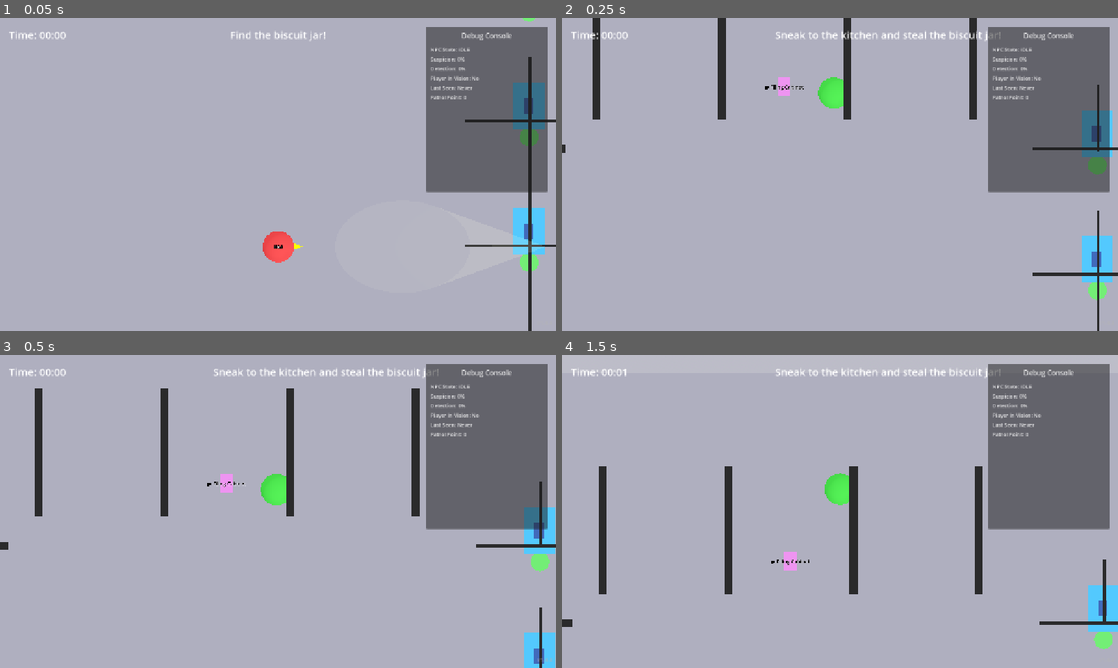
Above: before the commit, frames 1-4 (two rows, left to right).
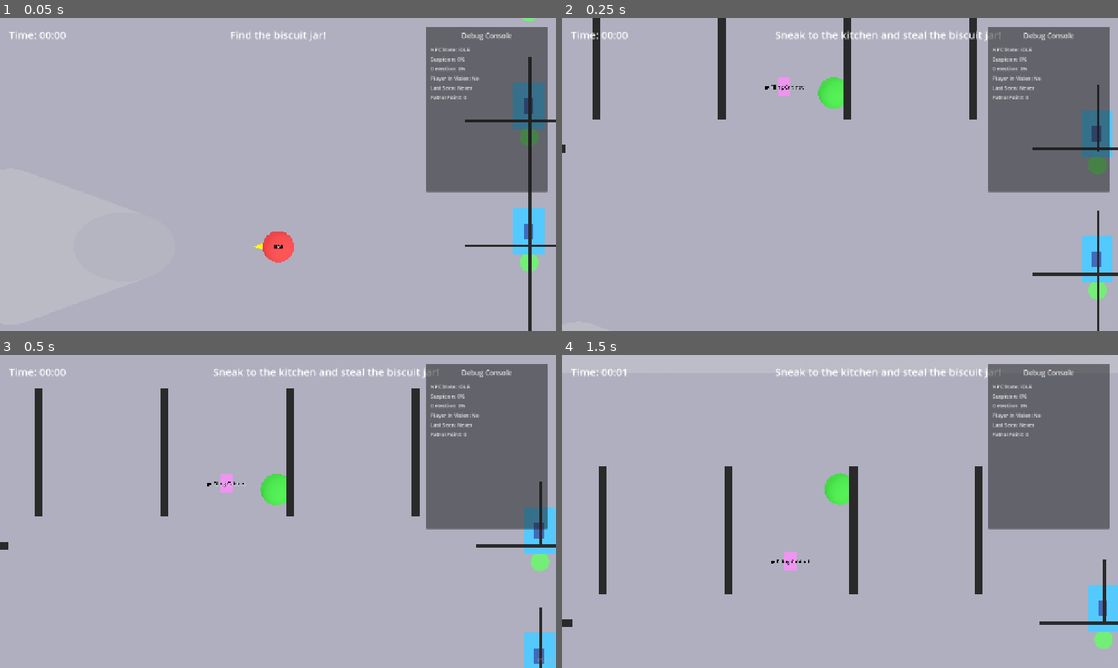
Above: after the commit, the same moments.

Repository: alanops/the-jar-job
Game: Godot game, scene res://scenes/game_backup.tscn
Same seed, same stepped clock (60 frames per second), same inputs: the game is played once before the commit and once after it. This scene is started directly instead of the project's main scene.
Inputs:
- Up to frame 1 (0.05 s): no input
- Up to frame 2 (0.25 s): no input
- Up to frame 3 (0.5 s): no input
- Up to frame 4 (1.5 s): tap Enter at 0.5 s; hold Ctrl (crouch) 0.53-1.28 s; hold Up (move_forward) from 0.53 s (still down); tap E (interact) at 1.35 s

The runs differ from the first frame. In frame 1, 0.3% of the frame differs, in the area x 45-98%, y 69-76%; in frame 2, less than 0.1%; in frame 3, nothing differs; in frame 4, nothing differs.
Error in both runs: Cannot call method 'get_children' on a null value. (res://scripts/game.gd:44)

Commit message:
Fix guard facing direction to match movement
- Changed arrow to point in positive Z direction (forward movement)
- Fixed flashlight position to point forward in positive Z
- Rotated vision cone to point in positive Z direction
- Updated vision cone detection logic to check positive Z
- Updated RayCast3D to point in positive Z
- Guards now face the direction they're moving instead of backwards

Diff:
--- a/scenes/npc.tscn
+++ b/scenes/npc.tscn
@@ -26,8 +26,6 @@
 albedo_color = Color(1, 1, 0.8, 0.08)
 
 [sub_resource type="CylinderShape3D" id="CylinderShape3D_1"]
-top_radius = 0.0
-bottom_radius = 2.5
 height = 10.0
 
 [node name="NPC" type="CharacterBody3D" groups=["npc"]]
@@ -59,17 +57,17 @@
 script = ExtResource("2_vision")
 
 [node name="MeshInstance3D" type="MeshInstance3D" parent="VisionCone"]
-transform = Transform3D(1, 0, 0, 0, 0.707107, 0.707107, 0, -0.707107, 0.707107, 0, 0, -5)
+transform = Transform3D(1, 0, 0, 0, -0.707107, 0.707107, 0, -0.707107, -0.707107, 0, 0, 5)
 mesh = SubResource("CylinderMesh_1")
 surface_material_override/0 = SubResource("StandardMaterial3D_2")
 
 [node name="CollisionShape3D" type="CollisionShape3D" parent="VisionCone"]
-transform = Transform3D(1, 0, 0, 0, 0.707107, 0.707107, 0, -0.707107, 0.707107, 0, 0, -5)
+transform = Transform3D(1, 0, 0, 0, -0.707107, 0.707107, 0, -0.707107, -0.707107, 0, 0, 5)
 shape = SubResource("CylinderShape3D_1")
 
 [node name="RayCast3D" type="RayCast3D" parent="."]
 transform = Transform3D(1, 0, 0, 0, 1, 0, 0, 0, 1, 0, 1.5, 0)
-target_position = Vector3(0, 0, -5)
+target_position = Vector3(0, 0, 5)
 collision_mask = 3
 
 [node name="StateTimer" type="Timer" parent="."]
@@ -82,7 +80,7 @@
 font_size = 24
 
 [node name="Flashlight" type="SpotLight3D" parent="."]
-transform = Transform3D(1, 0, 0, 0, 1, 0, 0, 0, 1, 0, 1.6, -0.2)
+transform = Transform3D(1, 0, 0, 0, 1, 0, 0, 0, 1, 0, 1.6, 0.2)
 light_energy = 2.0
 light_indirect_energy = 0.5
 spot_range = 15.0
--- a/scripts/direction_arrow.gd
+++ b/scripts/direction_arrow.gd
@@ -21,7 +21,7 @@
 	var colors := PackedColorArray()
 	var indices := PackedInt32Array()
 
-	# Arrow pointing forward (negative Z direction in Godot)
+	# Arrow pointing forward (positive Z direction to match movement)
 	var shaft_end := arrow_length - head_length
 
 	# Shaft vertices (rectangular prism)
@@ -33,21 +33,21 @@
 	vertices.append(Vector3(half_shaft, half_shaft, 0))    # 2
 	vertices.append(Vector3(-half_shaft, half_shaft, 0))   # 3
 
-	# Top face of shaft (towards negative Z)
-	vertices.append(Vector3(-half_shaft, -half_shaft, -shaft_end))  # 4
-	vertices.append(Vector3(half_shaft, -half_shaft, -shaft_end))   # 5
-	vertices.append(Vector3(half_shaft, half_shaft, -shaft_end))    # 6
-	vertices.append(Vector3(-half_shaft, half_shaft, -shaft_end))   # 7
+	# Top face of shaft (towards positive Z)
+	vertices.append(Vector3(-half_shaft, -half_shaft, shaft_end))  # 4
+	vertices.append(Vector3(half_shaft, -half_shaft, shaft_end))   # 5
+	vertices.append(Vector3(half_shaft, half_shaft, shaft_end))    # 6
+	vertices.append(Vector3(-half_shaft, half_shaft, shaft_end))   # 7
 
 	# Arrow head base (wider)
 	var half_head := head_width * 0.5
-	vertices.append(Vector3(-half_head, -half_head, -shaft_end))    # 8
-	vertices.append(Vector3(half_head, -half_head, -shaft_end))     # 9
-	vertices.append(Vector3(half_head, half_head, -shaft_end))      # 10
-	vertices.append(Vector3(-half_head, half_head, -shaft_end))     # 11
+	vertices.append(Vector3(-half_head, -half_head, shaft_end))    # 8
+	vertices.append(Vector3(half_head, -half_head, shaft_end))     # 9
+	vertices.append(Vector3(half_head, half_head, shaft_end))      # 10
+	vertices.append(Vector3(-half_head, half_head, shaft_end))     # 11
 
-	# Arrow tip (pointing forward in negative Z)
-	vertices.append(Vector3(0, 0, -arrow_length))  # 12
+	# Arrow tip (pointing forward in positive Z)
+	vertices.append(Vector3(0, 0, arrow_length))  # 12
 
 	# Add normals and colors for all vertices
 	for i in range(vertices.size()):
--- a/scripts/vision_cone.gd
+++ b/scripts/vision_cone.gd
@@ -14,12 +14,12 @@
 	if distance > cone_range:
 		return false
 
-	# Check if target is in front of the NPC (negative Z in local space)
-	if local_target.z >= 0:
+	# Check if target is in front of the NPC (positive Z in local space)
+	if local_target.z <= 0:
 		return false
 
-	# Calculate angle from forward direction (-Z axis in local space)
-	var forward := Vector3(0, 0, -1)
+	# Calculate angle from forward direction (+Z axis in local space)
+	var forward := Vector3(0, 0, 1)
 	var to_target := local_target.normalized()
 	var angle := rad_to_deg(forward.angle_to(to_target))
 
